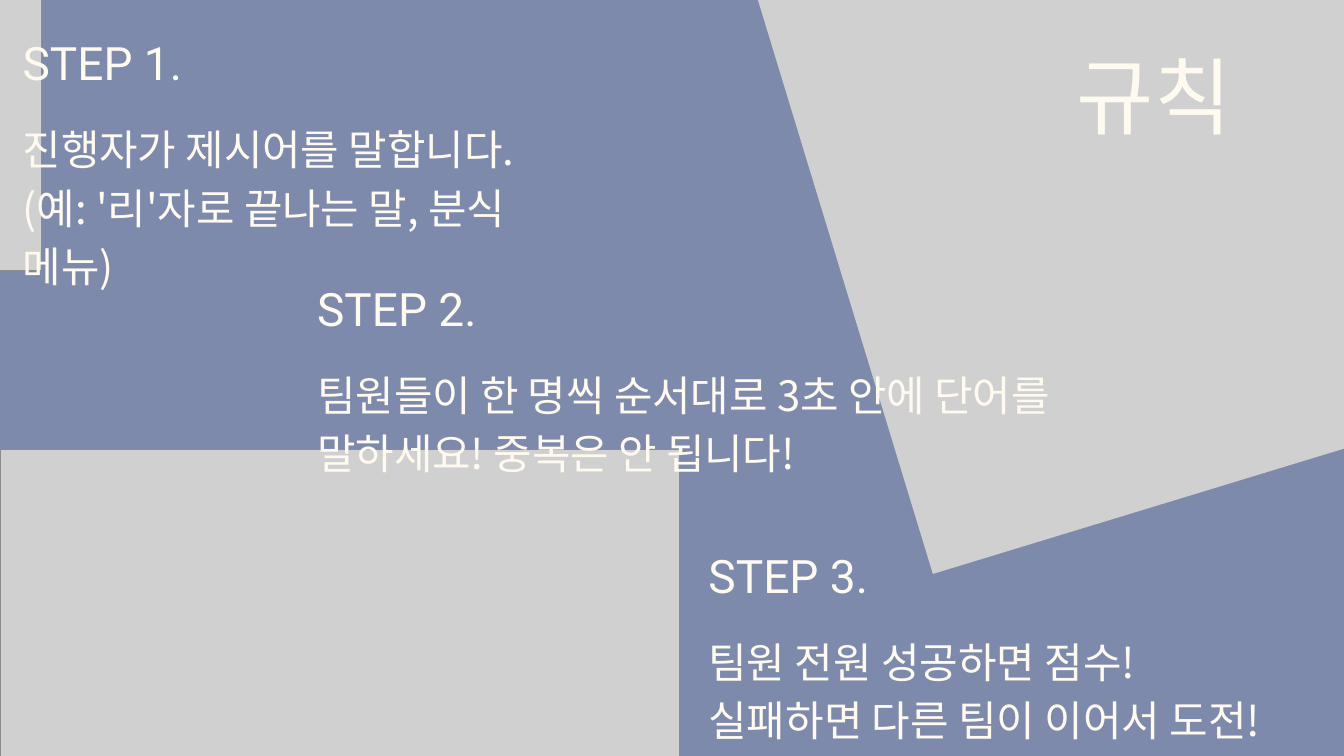
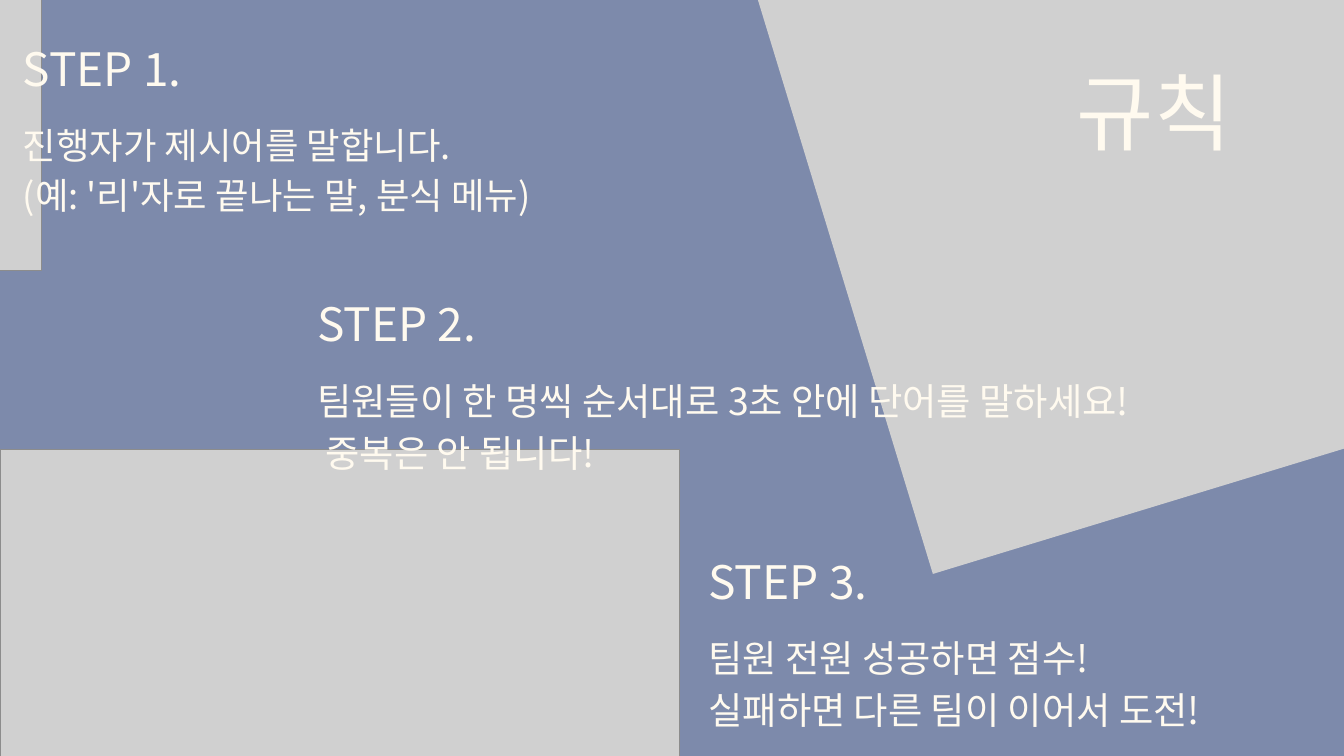
Before and after one commit to tkdgns25300/sunday_play, a slide deck: slide 2 of public/downloads/games/chain-words/rules.pptx. Drawn at 1344x756 pixels with LibreOffice and Linux fonts; fonts in the diff are those of the drawing; grey boxes stand for pictures. Boxes give left, top, right and bottom in pixels: in the first picture for what was removed or moved away, otherwise in the second. Text is boxed around its words. In the diff, an @@ line names an element or a change of style, - is before the commit and + after.

```diff
--- a/public/downloads/games/chain-words/rules.pptx
+++ b/public/downloads/games/chain-words/rules.pptx
@@ text "규칙": place and size @@
-text "규칙" at bbox=[1077, 59, 1232, 134]
+text "규칙" at bbox=[1077, 75, 1232, 150]
@@ text "진행자가 제시어를 말합니다." at bbox=[23, 122, 530, 220]: size 44.8 to 39 pt; line spacing 62.7pt to 54.6pt @@
@@ font Roboto to Noto Sans CJK KR in 4 elements at bbox=[708, 564, 867, 600], bbox=[23, 39, 181, 98], bbox=[1077, 75, 1232, 150], bbox=[317, 307, 476, 342] @@
@@ text "STEP 2.": place and size @@
-text "STEP 2." at bbox=[317, 293, 476, 327]
+text "STEP 2." at bbox=[317, 307, 476, 342]
@@ text "팀원들이 한 명씩 순서대로 3초 ...": place and size @@
-text "팀원들이 한 명씩 순서대로 3초 ..." at bbox=[317, 369, 1050, 480]
+text "팀원들이 한 명씩 순서대로 3초 ..." at bbox=[317, 377, 1129, 470]
@@ text "팀원들이 한 명씩 순서대로 3초 ..." at bbox=[317, 377, 1129, 470]: size 44.8 to 40 pt; line spacing 62.8pt to 56pt @@
@@ text "팀원 전원 성공하면 점수!" at bbox=[708, 641, 1200, 727]: size 44.9 to 40 pt; line spacing 62.8pt to 56pt @@
```
Also in this commit, not shown: 24 other slides changed, 3 other files.
